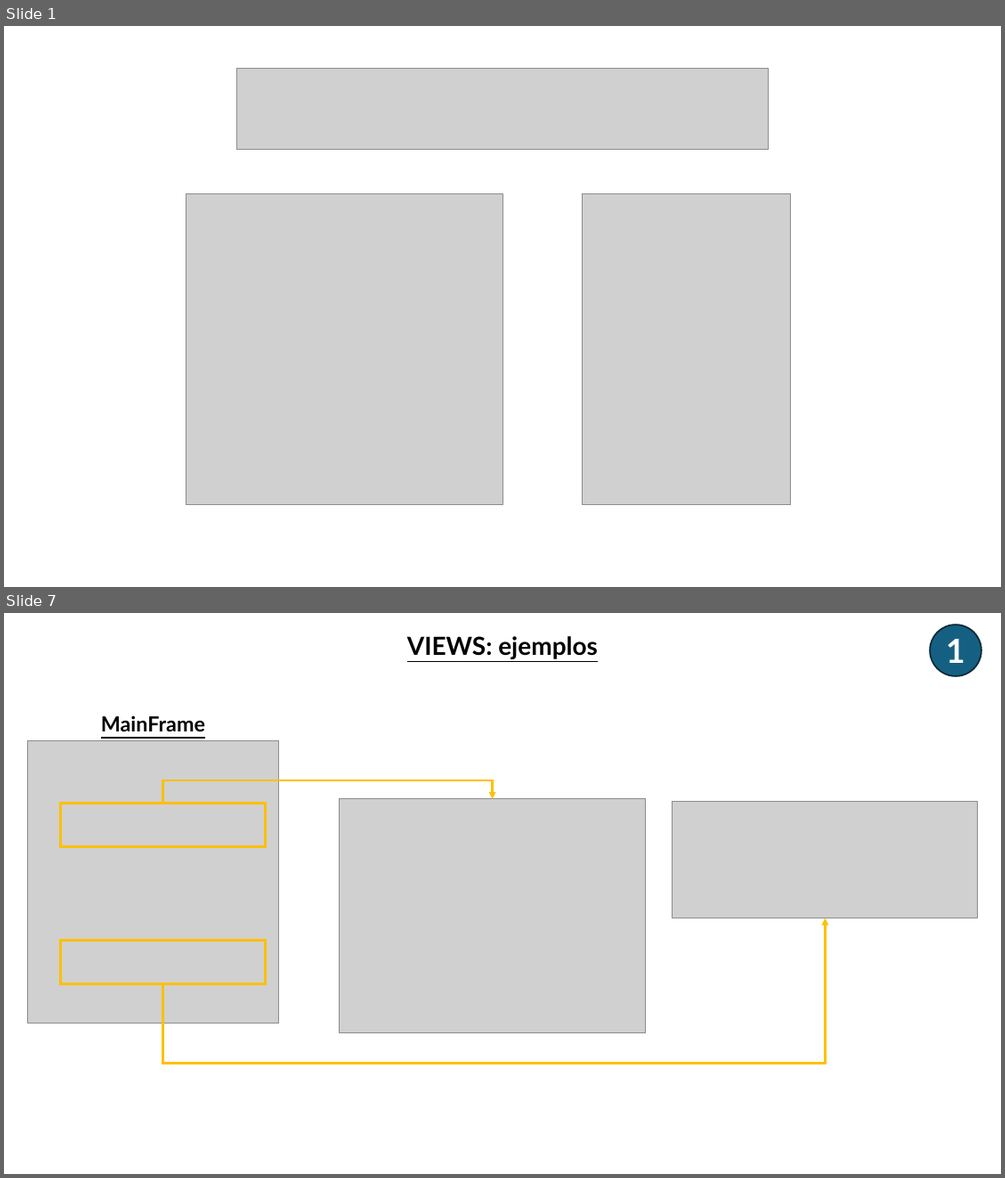
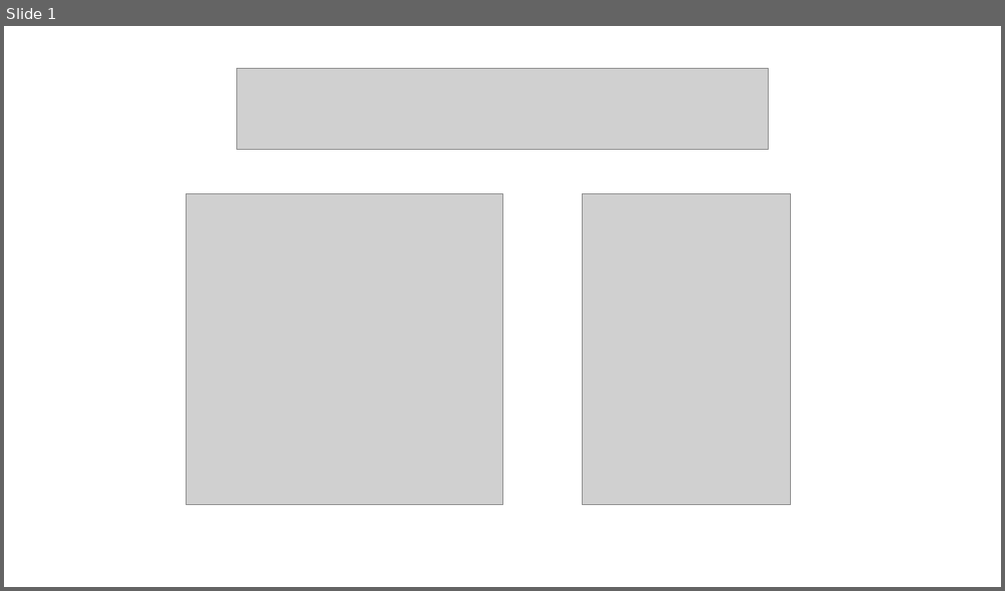
Before and after one commit to AchillesD9-Alex/-2024-Java-Angular-Bootcamp, a slide deck: [JAVA]/C5/TA26/ta26.pptx. Shown one above the other, each under a label of ours: slides 1 and 7 before the commit, slide 1 after it; the slides between them are not shown. The pictures are 1005x1178 and 1005x591 pixels, drawn with LibreOffice and Linux fonts; fonts in the diff are those of the drawing; grey boxes stand for pictures. Boxes give left, top, right and bottom in pixels: in the first picture for what was removed or moved away, otherwise in the second. Text is boxed around its words. In the diff, an @@ line names an element or a change of style, - is before the commit and + after.

```diff
--- a/[JAVA]/C5/TA26/ta26.pptx
+++ b/[JAVA]/C5/TA26/ta26.pptx
@@ slide 7 removed at [4, 613, 1001, 1174], background #FFFFFF @@
@@ text removed at [407, 636, 598, 659] @@
-VIEWS: ejemplos
@@ ellipse removed at [930, 625, 981, 676] @@
-1
@@ text removed at [101, 715, 205, 731] @@
-MainFrame
@@ picture removed at [27, 740, 279, 1022] @@
@@ elbow arrow removed from (162, 803) to (493, 799) @@
@@ picture removed at [339, 799, 646, 1033] @@
@@ rectangle removed at [61, 803, 266, 846] @@
@@ picture removed at [672, 801, 978, 918] @@
@@ elbow arrow removed from (162, 984) to (825, 918) @@
@@ rectangle removed at [61, 941, 266, 984] @@
```
Also in this commit, not shown: 3 slides added, 6 other slides removed, 3 other files.
